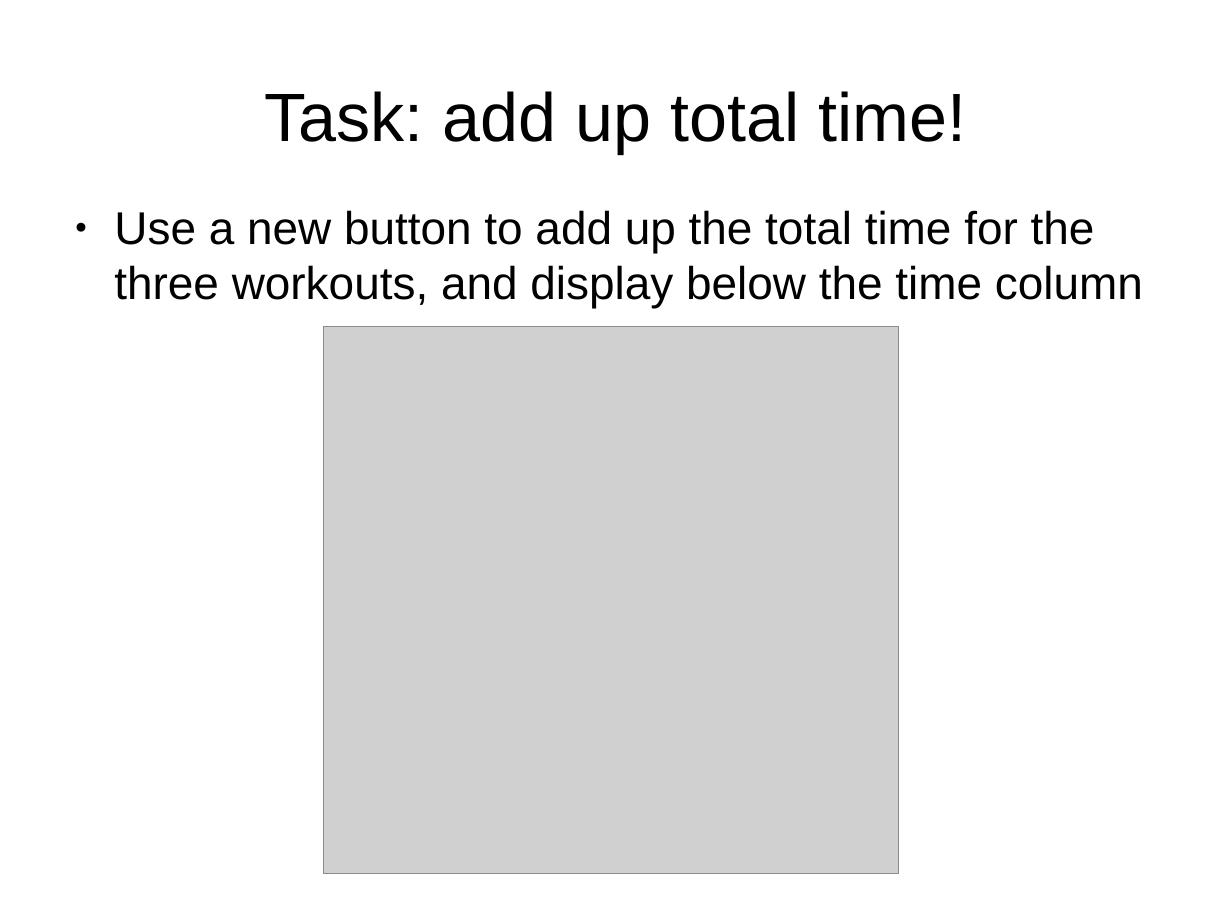
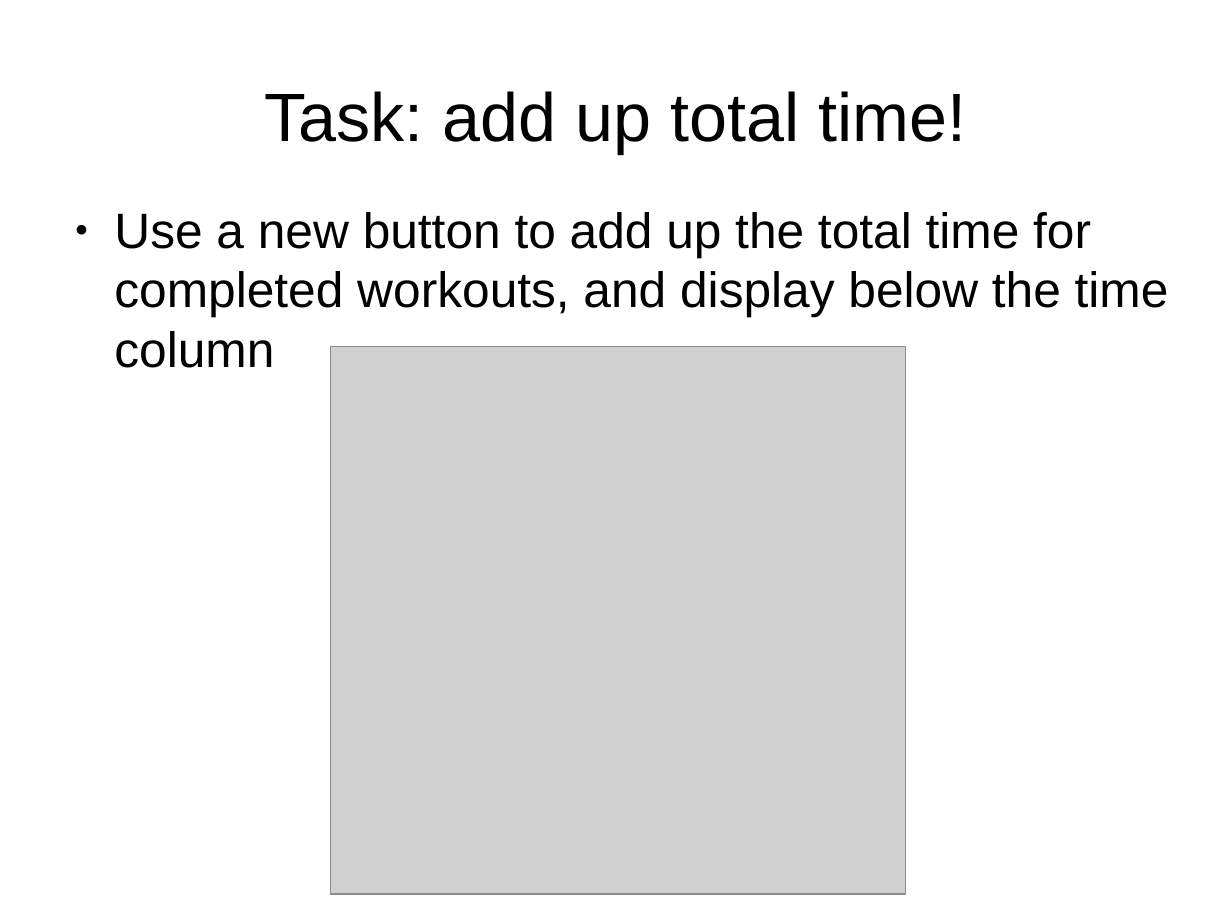
Before and after one commit to adasilva/intro_kivy, a slide deck: slide 28 of intro_kivy.odp (slide 27 before the commit). Drawn at 1232x924 pixels with LibreOffice and Linux fonts; fonts in the diff are those of the drawing; grey boxes stand for pictures. Boxes give left, top, right and bottom in pixels: in the first picture for what was removed or moved away, otherwise in the second. Text is boxed around its words. In the diff, an @@ line names an element or a change of style, - is before the commit and + after.

```diff
--- a/intro_kivy.odp
+++ b/intro_kivy.odp
@@ text at bbox=[114, 212, 1169, 368]: text changed; size 29.6 to 32 pt @@
-● Use a new button to add up the total time for the three workouts, and display below the time column
+● Use a new button to add up the total time for completed workouts, and display below the time column
@@ picture: place and size @@
-picture at bbox=[323, 326, 899, 874]
+picture at bbox=[330, 347, 906, 894]
```
Also in this commit, not shown: 5 other slides changed, 1 slide added, 1 slide removed.
